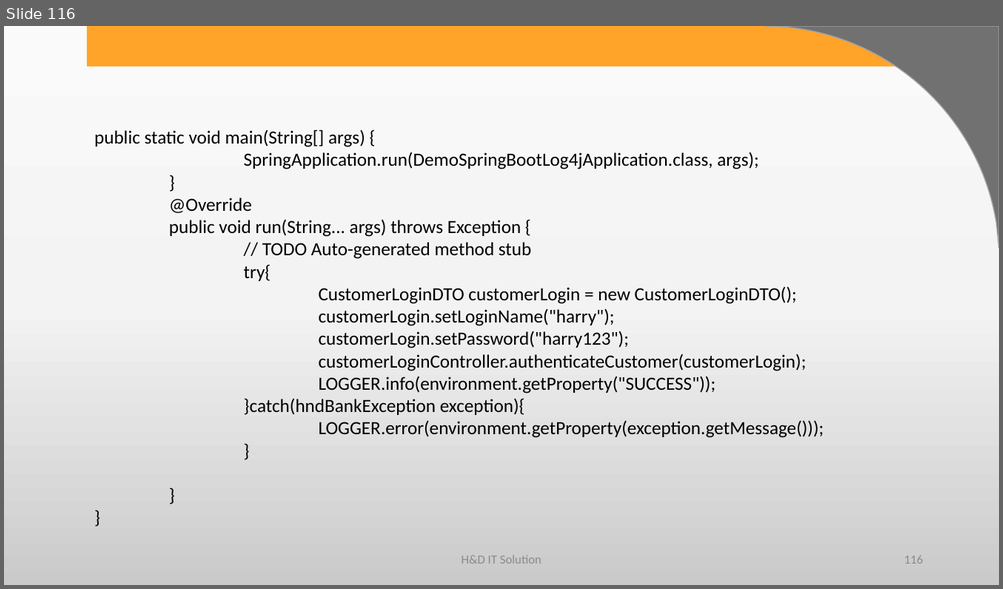
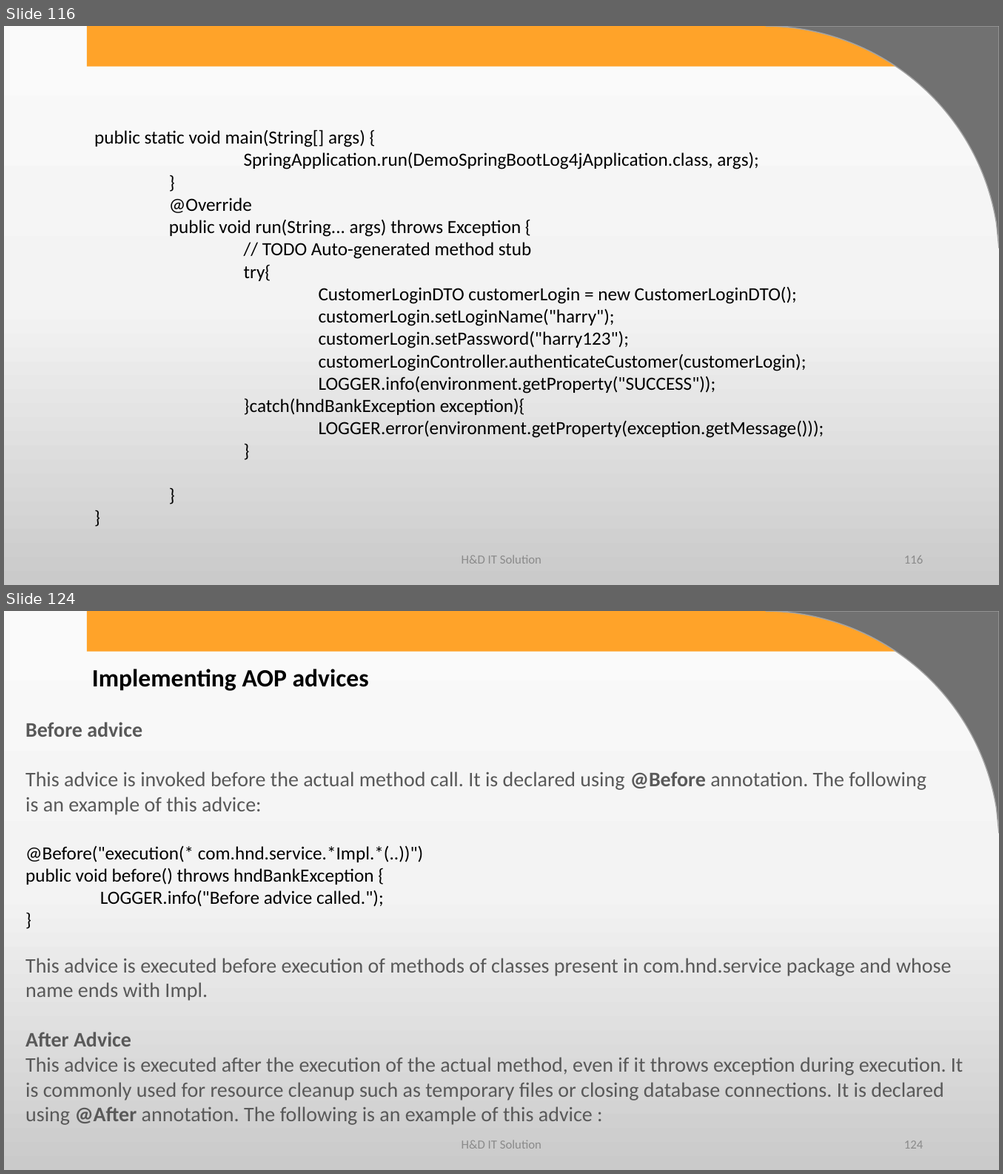
Before and after one commit to harshadasawant/spring_boot1, a slide deck: infinite/src/main/ppt/spring with service layer.pptx. Shown one above the other, each under a label of ours: slide 116 before the commit, slides 116 and 124 after it; the slides between them are not shown. The pictures are 1003x589 and 1003x1174 pixels, drawn with LibreOffice and Linux fonts; fonts in the diff are those of the drawing; background and template pictures are left out. Boxes give left, top, right and bottom in pixels: in the first picture for what was removed or moved away, otherwise in the second. Text is boxed around its words. In the diff, an @@ line names an element or a change of style, - is before the commit and + after.

```diff
--- a/infinite/src/main/ppt/spring with service layer.pptx
+++ b/infinite/src/main/ppt/spring with service layer.pptx
@@ slide 124 added at (4,611,999,1170), background gradient #FBFBFB to #F4F4F4 to #CBCBCB; not listed: 2 template elements that a slide beside it also shows @@
@@ text added at (92,669,369,691), 24 pt, text #000000, bold @@
+Implementing AOP advices
@@ text added at (25,722,926,815), 20 pt, text #595959 @@
+Before advice
+This advice is invoked before the actual method call. It is declared using @Before annotation. The following is an example of this advice:
@@ text added at (25,846,423,907), 18 pt, text #000000 @@
+@Before("execution(* com.hnd.service.*Impl.*(..))")
+public void before() throws hndBankException {
+LOGGER.info("Before advice called.");
+}
@@ text added at (25,958,962,1125), 20 pt, text #595959 @@
+This advice is executed before execution of methods of classes present in com.hnd.service package and whose name ends with Impl.
+After Advice
+This advice is executed after the execution of the actual method, even if it throws exception during execution. It is commonly used for resource cleanup such as temporary files or closing database connections. It is declared using @After annotation. The following is an example of this advice :
@@ text added at (461,1141,541,1149), 12 pt, text #8C8C8C @@
+H&D IT Solution
@@ page number added at (904,1141,922,1149), 12 pt, text #8C8C8C @@
+124
```
Also in this commit, not shown: 17 other slides added, 5 other files.
